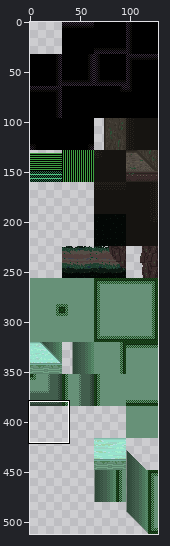
Sprite sheet: CasaDesDiamantes/sprites/voidBackground_spr/layers/3e4c2e60-a8b4-476b-8b32-949cd7469ac7/eef87942-fd7d-46d1-b963-e9553981a13c.png. The first picture is a wide view before the edit; the outline marks the close-up.
Close-up. First the earlier version:
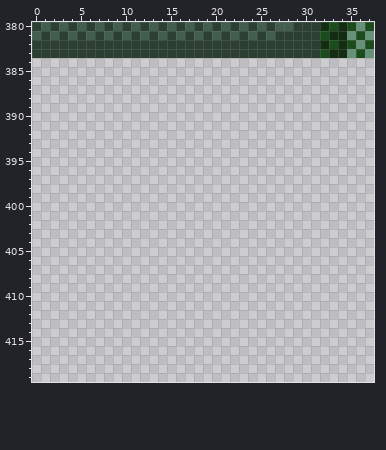
The file is 128x512 pixels. Colours within 5 levels of each other are drawn and written as one. Shown: x 0..37, y 380..419.
After:
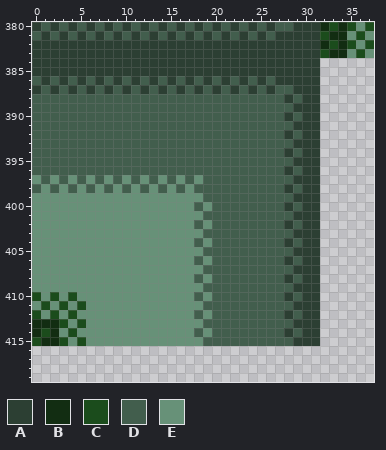
Palette (. is transparent): A #2c3f33  B #122d12  C #1b4c1c  D #425e4d  E #679178
From old to new:
The author put colour A in rows 384 to 385 at x 0 to 31; in row 386 at x 1, 3, 5, 7, 9, 11, 13, 15, 17, 19, 21, 23, 25 and 27 to 31; in row 387 at x 0, 2, 4, 6, 8, 10, 12, 14, 16, 18, 20, 22, 24, 26 and 29 to 31; in row 388 at x 28 and 30 to 31; in row 389 at x 29 to 31; in row 390 at x 28 and 30 to 31.
The author put colour A in row 391 at x 29 to 31; in row 392 at x 28 and 30 to 31; in row 393 at x 29 to 31; in row 394 at x 28 and 30 to 31; in row 395 at x 29 to 31; in row 396 at x 28 and 30 to 31.
The author put colour A in row 397 at x 29 to 31; in row 398 at x 28 and 30 to 31; in row 399 at x 29 to 31; in row 400 at x 28 and 30 to 31; in row 401 at x 29 to 31; in row 402 at x 28 and 30 to 31.
The author put colour A in row 403 at x 29 to 31; in row 404 at x 28 and 30 to 31; in row 405 at x 29 to 31; in row 406 at x 28 and 30 to 31; in row 407 at x 29 to 31; in row 408 at x 28 and 30 to 31.
The author put colour A in row 409 at x 29 to 31; in row 410 at x 28 and 30 to 31; in row 411 at x 29 to 31; in row 412 at x 28 and 30 to 31; in row 413 at x 29 to 31; in row 414 at x 28 and 30 to 31.
The author put colour A in row 415 at x 29 to 31.
The author put colour B in row 413 at x 0 to 2; in row 414 at x 0 and 2; in row 415 at x 1 to 2.
The author put colour C in row 410 at x 0, 2 and 4; in row 411 at x 1, 3 and 5; in row 412 at x 0, 2 and 4; in row 413 at x 3 and 5; in row 414 at x 1 and 4; in row 415 at x 0, 3 and 5.
The author put colour D in row 386 at x 0, 2, 4, 6, 8, 10, 12, 14, 16, 18, 20, 22, 24 and 26; in row 387 at x 1, 3, 5, 7, 9, 11, 13, 15, 17, 19, 21, 23, 25 and 27 to 28; in row 388 at x 0 to 27 and 29; in row 389 at x 0 to 28; in row 390 at x 0 to 27 and 29; in row 391 at x 0 to 28.
The author put colour D in row 392 at x 0 to 27 and 29; in row 393 at x 0 to 28; in row 394 at x 0 to 27 and 29; in row 395 at x 0 to 28; in row 396 at x 0 to 27 and 29; in row 397 at x 1, 3, 5, 7, 9, 11, 13, 15, 17 and 19 to 28.
The author put colour D in row 398 at x 0, 2, 4, 6, 8, 10, 12, 14, 16, 18 to 27 and 29; in row 399 at x 19 to 28; in row 400 at x 18, 20 to 27 and 29; in row 401 at x 19 to 28; in row 402 at x 18, 20 to 27 and 29; in row 403 at x 19 to 28.
The author put colour D in row 404 at x 18, 20 to 27 and 29; in row 405 at x 19 to 28; in row 406 at x 18, 20 to 27 and 29; in row 407 at x 19 to 28; in row 408 at x 18, 20 to 27 and 29; in row 409 at x 19 to 28.
The author put colour D in row 410 at x 18, 20 to 27 and 29; in row 411 at x 19 to 28; in row 412 at x 18, 20 to 27 and 29; in row 413 at x 19 to 28; in row 414 at x 18, 20 to 27 and 29; in row 415 at x 19 to 28.
The author put colour E in row 397 at x 0, 2, 4, 6, 8, 10, 12, 14, 16 and 18; in row 398 at x 1, 3, 5, 7, 9, 11, 13, 15 and 17; in row 399 at x 0 to 18; in row 400 at x 0 to 17 and 19; in row 401 at x 0 to 18; in row 402 at x 0 to 17 and 19.
The author put colour E in row 403 at x 0 to 18; in row 404 at x 0 to 17 and 19; in row 405 at x 0 to 18; in row 406 at x 0 to 17 and 19; in row 407 at x 0 to 18; in row 408 at x 0 to 17 and 19.
The author put colour E in row 409 at x 0 to 18; in row 410 at x 1, 3, 5 to 17 and 19; in row 411 at x 0, 2, 4 and 6 to 18; in row 412 at x 1, 3, 5 to 17 and 19; in row 413 at x 4 and 6 to 18; in row 414 at x 3, 5 to 17 and 19.
The author put colour E in row 415 at x 4 and 6 to 18.
Pixel boxes of the changes (left, top, right, bottom) in both close-ups:
added: (32, 58, 320, 346)
